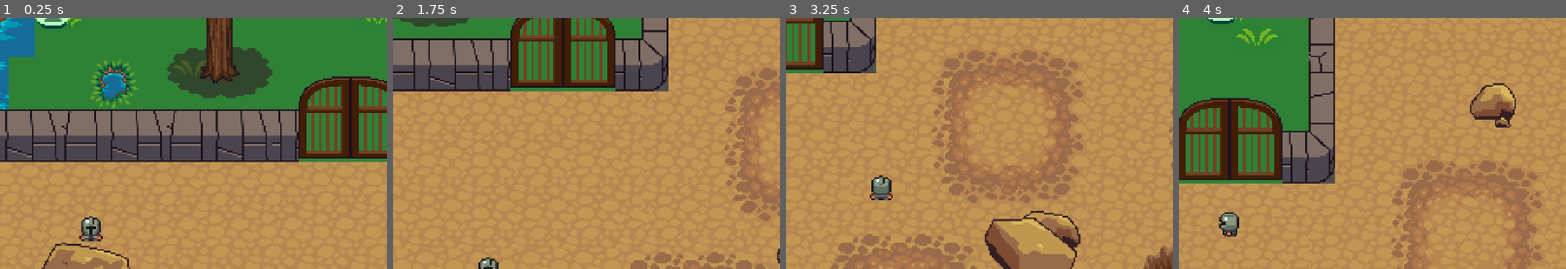
Above: before the commit, frames 1-4 (left to right).
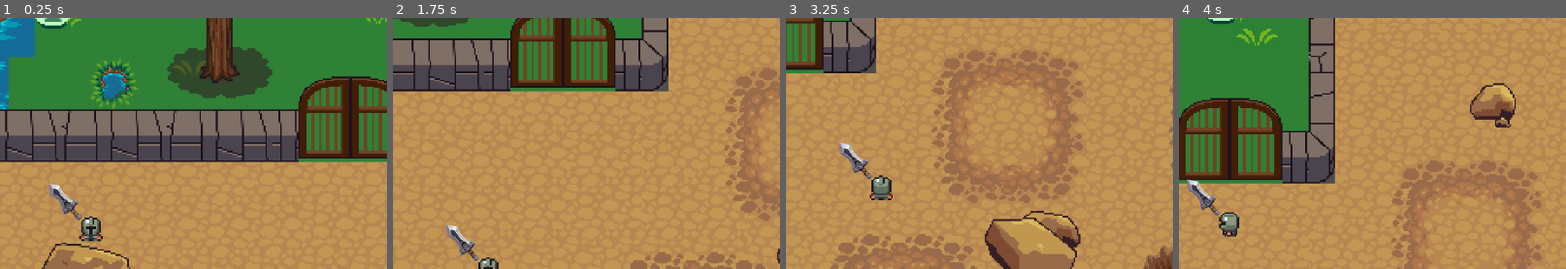
Above: after the commit, the same moments.

Repository: SDSarker/Village_defender
Game: Godot game, scene res://Scene/game.tscn
Two runs of this game, one before a commit and one after it. Both use one fixed random seed, a clock stepped at 60 frames per second and the inputs below.
Inputs:
- Up to frame 1 (0.25 s): no input
- Up to frame 2 (1.75 s): tap Enter at 0.5 s; hold Right (ui_right) 0.53-1.28 s; tap Space (attack) at 0.6, 1.35 s; hold Down (ui_down) from 1.28 s (still down)
- Up to frame 3 (3.25 s): release Down (ui_down) at 2.03 s; hold Right (ui_right) 2.03-2.78 s; tap Space (attack) at 2.1, 2.85 s; hold Up (ui_up) from 2.78 s (still down)
- Up to frame 4 (4 s): release Up (ui_up) at 3.53 s; hold Left (ui_left) from 3.53 s (still down); tap Space (attack) at 3.6 s
The pictures show only the part of the screen within x 38-88%, y 8-58%; the shares and areas given below are measured in that part.

The runs differ from the first frame. In frame 1, 0.5% of the frame differs, in the area x 12-22%, y 66-81%; in frame 2, 0.5%; in frame 3, 0.5%; in frame 4, 0.5%, in the area x 2-11%, y 64-79%.

Commit message:
Collision check working(animation)

Diff:
--- a/Scene/allien.gd
+++ b/Scene/allien.gd
@@ -1,20 +1,27 @@
 extends CharacterBody2D
 
+@onready var timer: Timer = $Timer  # Make sure Timer is correctly referenced
 var speed = 50
 var direction: Vector2 = Vector2.ZERO  # Define the direction of movement
 @onready var animated_sprite_2d: AnimatedSprite2D = $AnimatedSprite2D
 
 func _ready() -> void:
-	if(direction.x==0):
+	if direction.x == 0:
 		animated_sprite_2d.play("back")
 	else:
 		animated_sprite_2d.play("side")
+
 func _process(delta):
 	# Move the alien in the defined direction
 	global_position += direction * speed * delta
 
-
 func _on_VisibilityNotifier2D_screen_exited():
 	queue_free()  # Remove the alien when it exits the screen
-func hit():
-	pass
+
+func _on_alien_body_entered(body: Node2D) -> void:
+	if body.is_in_group("player"):  # Assuming player is in a "player" group
+		animated_sprite_2d.play("blast")
+		timer.start()  # Start the timer after the collision
+
+func _on_timer_timeout() -> void:
+	queue_free()  # Remove the alien after the timer ends
--- a/Scene/allien.tscn
+++ b/Scene/allien.tscn
@@ -5,8 +5,7 @@
 [ext_resource type="Texture2D" uid="uid://dk63imtq1of2u" path="res://Assests/Redalllien.png" id="2_mkao0"]
 [ext_resource type="Texture2D" uid="uid://c88jsux8vtawn" path="res://Assests/Alliens/Blast.png" id="3_pwmee"]
 
-[sub_resource type="CircleShape2D" id="CircleShape2D_8uvkj"]
-radius = 9.05539
+[sub_resource type="CircleShape2D" id="CircleShape2D_ihrc5"]
 
 [sub_resource type="AtlasTexture" id="AtlasTexture_o1efo"]
 atlas = ExtResource("2_mkao0")
@@ -191,20 +190,18 @@
 radius = 27.0
 
 [node name="Allien" type="CharacterBody2D"]
+collision_layer = 2
+collision_mask = 3
 script = ExtResource("1_ipqul")
 
 [node name="CollisionShape2D" type="CollisionShape2D" parent="."]
-position = Vector2(-1, 1)
-scale = Vector2(0.945, 0.945)
-shape = SubResource("CircleShape2D_8uvkj")
-
-[node name="AnimatedSprite2D" type="AnimatedSprite2D" parent="."]
-position = Vector2(-0.251875, 3.50237)
+shape = SubResource("CircleShape2D_ihrc5")
+
+[node name="AnimatedSprite2D" type="AnimatedSprite2D" parent="." groups=["Alien"]]
+position = Vector2(4, 2)
 scale = Vector2(0.179714, 0.171592)
 sprite_frames = SubResource("SpriteFrames_qpdht")
-animation = &"blast"
-frame = 1
-frame_progress = 0.334192
+animation = &"side"
 flip_h = true
 
 [node name="VisibleOnScreenNotifier2D" type="VisibleOnScreenNotifier2D" parent="."]
@@ -218,3 +215,10 @@
 position = Vector2(-1, 1)
 scale = Vector2(0.31, 0.31)
 shape = SubResource("CircleShape2D_mdkcs")
+
+[node name="NavigationAgent2D" type="NavigationAgent2D" parent="."]
+
+[node name="Timer" type="Timer" parent="."]
+
+[connection signal="body_entered" from="alien" to="." method="_on_alien_body_entered"]
+[connection signal="timeout" from="Timer" to="." method="_on_timer_timeout"]
--- a/Scene/allien_2.tscn
+++ b/Scene/allien_2.tscn
@@ -81,6 +81,3 @@
 [node name="AnimatedSprite2D" parent="." index="1"]
 position = Vector2(0, 1.56324)
 sprite_frames = SubResource("SpriteFrames_u74e0")
-animation = &"back"
-frame = 0
-frame_progress = 0.0
--- a/Scene/allien_3.tscn
+++ b/Scene/allien_3.tscn
@@ -116,5 +116,4 @@
 position = Vector2(-1.37406, 3.0328)
 scale = Vector2(0.161752, 0.14738)
 sprite_frames = SubResource("SpriteFrames_fkdvu")
-frame = 0
-frame_progress = 0.0
+animation = &"blast"
--- a/Scene/player.gd
+++ b/Scene/player.gd
@@ -10,7 +10,6 @@
 	velocity = moveDirection * speed
 
 	if Input.is_action_just_pressed("attack"):
-		$Node2D.visible = true
 		animation_player.play("attack")
 		isAttaking = true
 		await animation_player.animation_finished
@@ -37,14 +36,3 @@
 
 func _on_area_2d_area_entered(_area: Area2D) -> void:
 	print("Collided!")
-
-
-func _on_sword_body_entered(body: Node2D) -> void:
-	if body.has_method("hit"):
-		print("worked")
-
-
-
-
-func _on_animation_player_animation_finished(attack) -> void:
-	$Node2D.visible = false
--- a/Scene/player.tscn
+++ b/Scene/player.tscn
@@ -156,7 +156,8 @@
 shape = SubResource("CapsuleShape2D_t1mgy")
 
 [node name="Node2D" type="Node2D" parent="."]
-visible = false
+light_mask = 2
+visibility_layer = 3
 
 [node name="Sword" parent="Node2D" instance=ExtResource("3_nroi1")]
 position = Vector2(-16.5367, -16.1101)
@@ -167,6 +168,4 @@
 [node name="CollisionShape2D" type="CollisionShape2D" parent="Area2D"]
 shape = SubResource("CircleShape2D_hifrs")
 
-[connection signal="animation_finished" from="AnimationPlayer" to="." method="_on_animation_player_animation_finished"]
-[connection signal="body_entered" from="Node2D/Sword" to="." method="_on_sword_body_entered"]
 [connection signal="area_entered" from="Area2D" to="." method="_on_area_2d_area_entered"]
Not shown: 1 places in Scene/allien_2.tscn that only renumber resources
Not shown: 1 places in Scene/allien_3.tscn that only renumber resources
